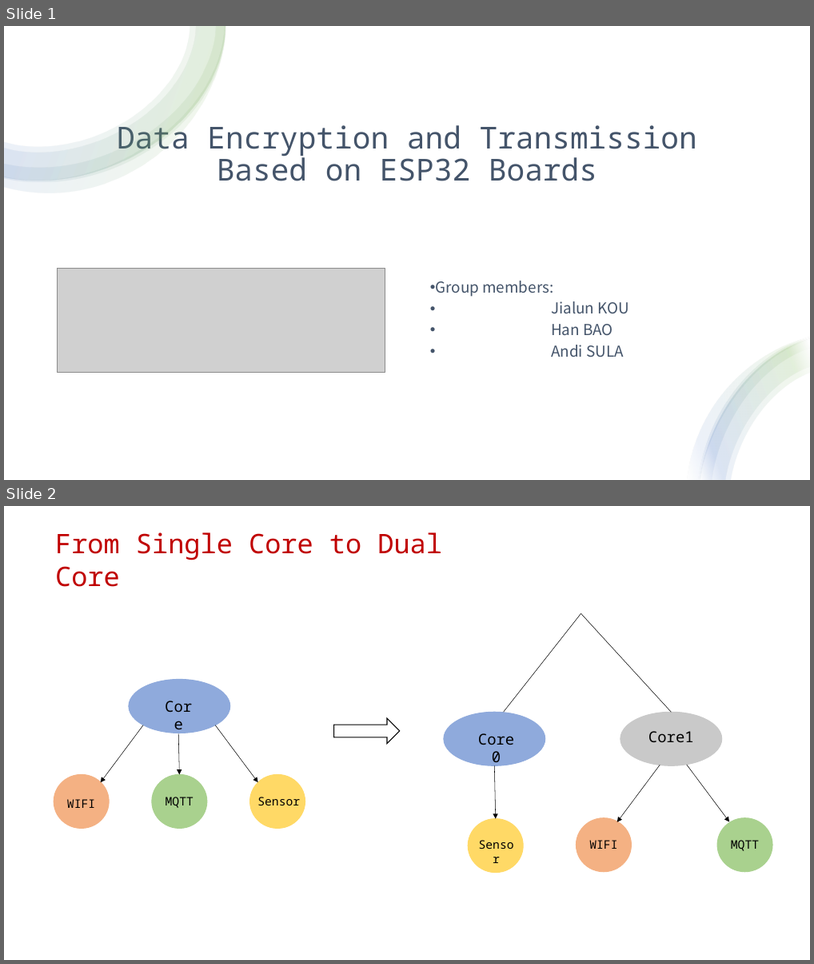
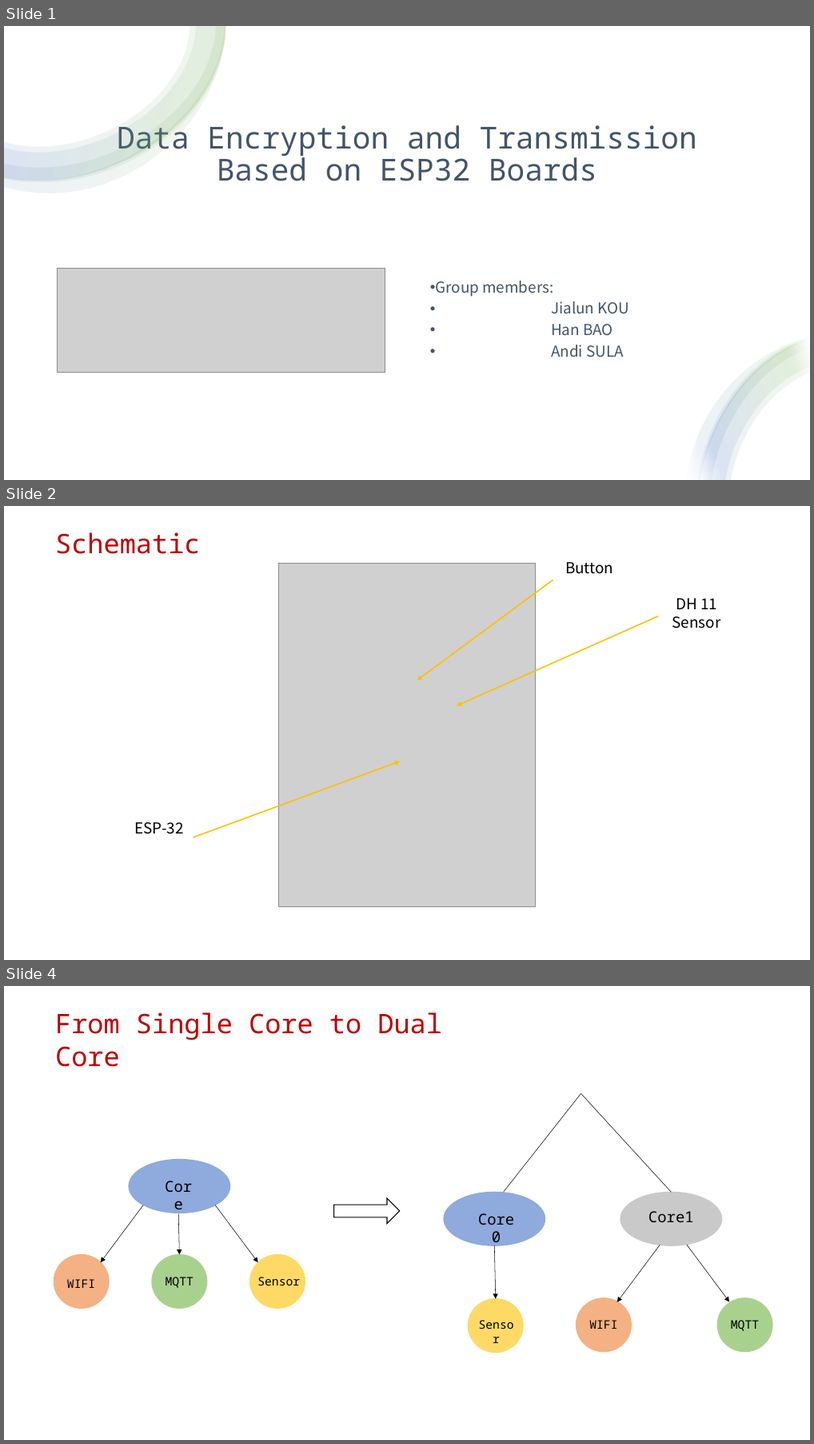
Before and after one commit to KJialun/Operating-system-security-project, a slide deck: Final Pro.pptx. Shown one above the other, each under a label of ours: slides 1 and 2 before the commit, slides 1, 2 and 4 after it; the slides between them are not shown. The pictures are 814x964 and 814x1444 pixels, drawn with LibreOffice and Linux fonts; fonts in the diff are those of the drawing; grey boxes stand for pictures. Boxes give left, top, right and bottom in pixels: in the first picture for what was removed or moved away, otherwise in the second. Text is boxed around its words. In the diff, an @@ line names an element or a change of style, - is before the commit and + after.

```diff
--- a/Final Pro.pptx
+++ b/Final Pro.pptx
@@ slide 2 added at [4,506,810,960], background #FFFFFF @@
@@ text added at [55,532,200,554], 32 pt, text #C00000 @@
+Schematic
@@ picture added at [278,563,536,907] @@
@@ text added at [566,562,614,574], 18 pt, text #000000 @@
+Button
@@ arrow added from (554, 580) to (417, 680), #FFC000 1.5 pt @@
@@ text added at [673,598,722,628], 18 pt, text #000000 @@
+DH 11 Sensor
@@ arrow added from (658, 616) to (457, 706), #FFC000 1.5 pt @@
@@ arrow added from (194, 837) to (400, 761), #FFC000 1.5 pt @@
@@ text added at [135,822,184,834], 18 pt, text #000000 @@
+ESP-32
@@ what was slide 2 is now slide 4 @@
```
Also in this commit, not shown: 1 other slide added.
